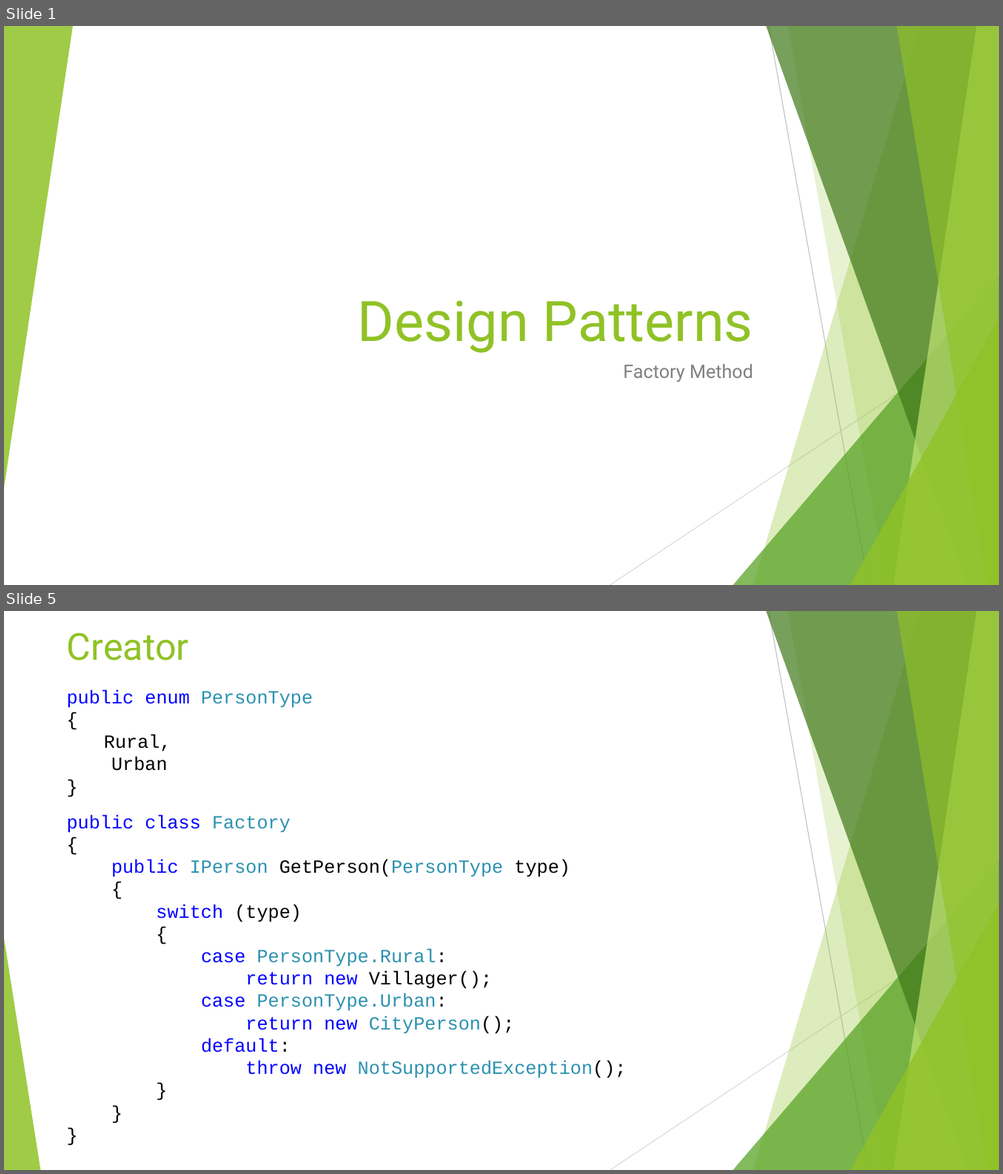
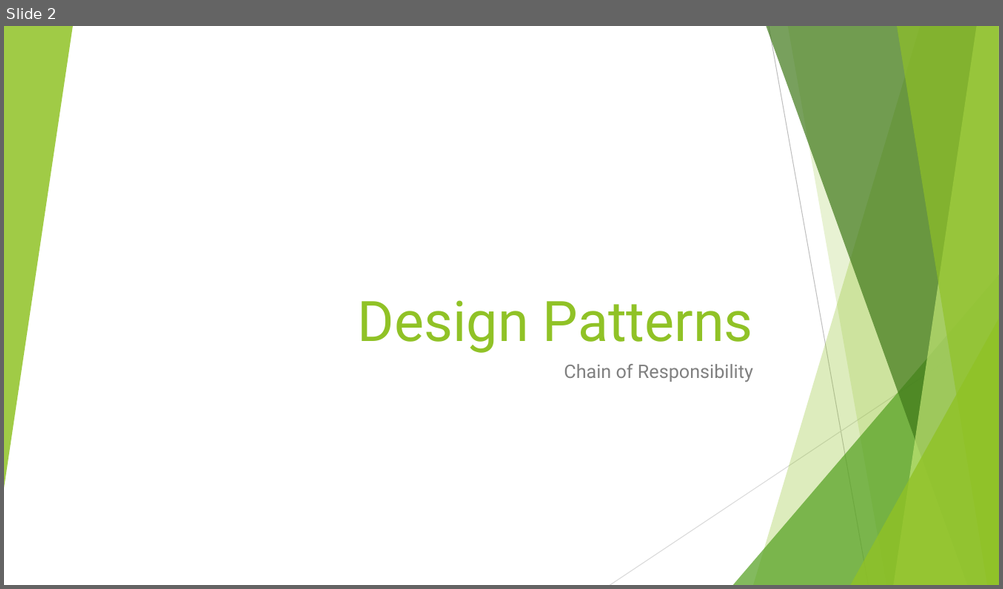
Before and after one commit to cmelende/Design-Patterns, a slide deck: Notes/Powerpoints/Chain Of Responsibility.pptx. Shown one above the other, each under a label of ours: slides 1 and 5 before the commit, slide 2 after it; the slides between them are not shown. The pictures are 1003x1174 and 1003x589 pixels, drawn with LibreOffice and Linux fonts; fonts in the diff are those of the drawing. Boxes give left, top, right and bottom in pixels: in the first picture for what was removed or moved away, otherwise in the second. Text is boxed around its words. In the diff, an @@ line names an element or a change of style, - is before the commit and + after.

```diff
--- a/Notes/Powerpoints/Chain Of Responsibility.pptx
+++ b/Notes/Powerpoints/Chain Of Responsibility.pptx
@@ slide 5 removed at (4,611,999,1170), background #FFFFFF; not listed: 9 template elements that a slide beside it also shows @@
@@ title removed at (67,632,189,661) @@
-Creator
@@ text removed at (67,689,313,771) @@
-public enum PersonType
-{
-Rural,
-Urban
-}
@@ text removed at (67,815,626,1079) @@
-public class Factory
-{
-public IPerson GetPerson(PersonType type)
-{
-switch (type)
-{
-case PersonType.Rural:
-return new Villager();
-case PersonType.Urban:
-return new CityPerson();
-default:
-throw new NotSupportedException();
-}
-}
-}
@@ triangle removed at (4,939,40,1170) @@
@@ what was slide 1 is now slide 2 @@
@@ slide 2 changed as well @@
@@ subtitle at (563,364,753,383): text changed @@
-Factory Method
+Chain of Responsibility
```
Also in this commit, not shown: 2 other slides changed, 2 slides added, 3 other slides removed.
